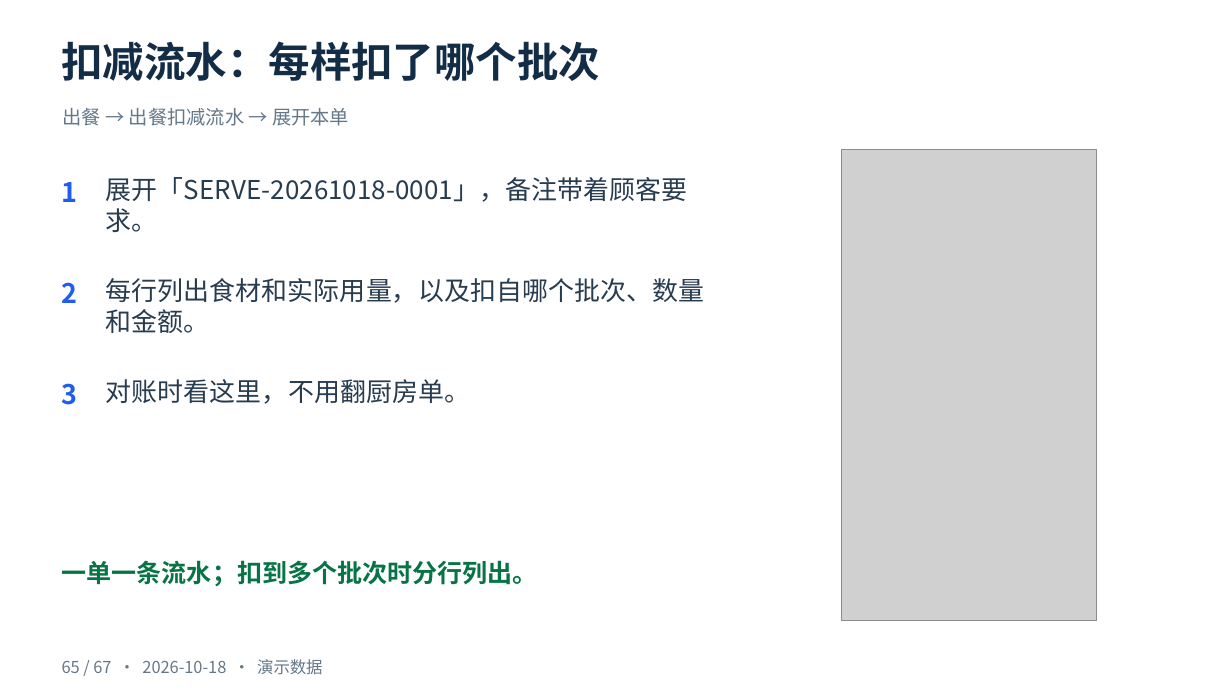
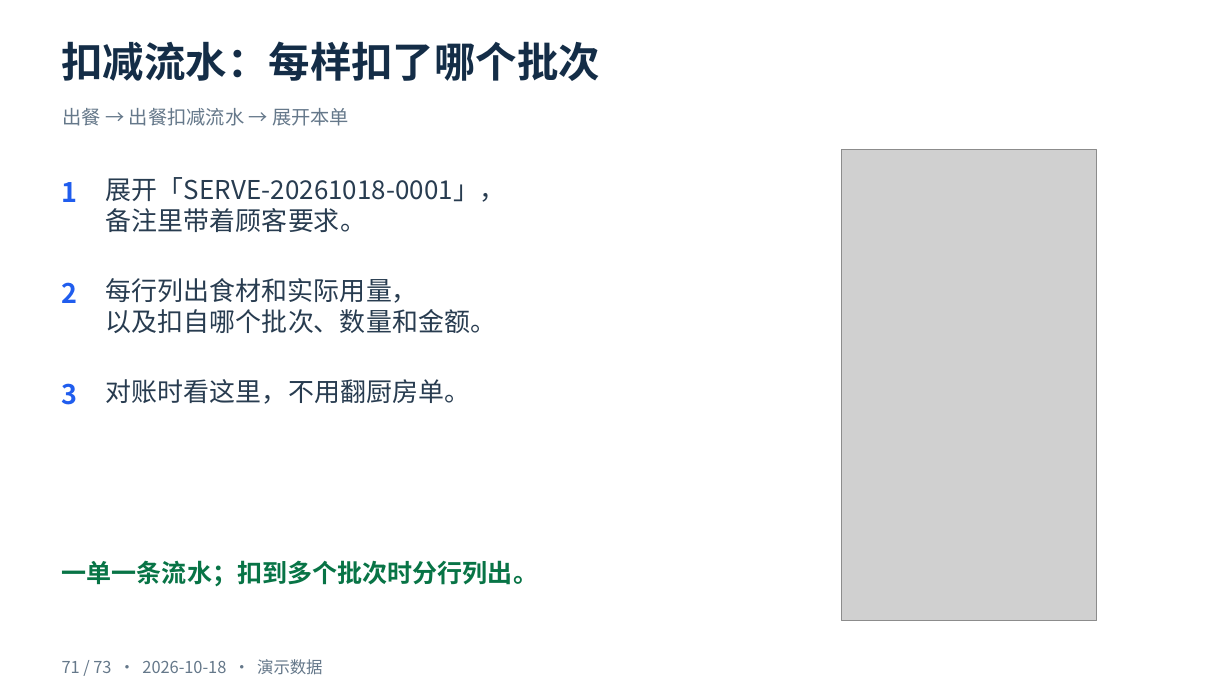
Before and after one commit to cangjie/snowmeet_ai_doc, a slide deck: slide 71 of docs/fnb/training/食材管理-v4-从零上手到出餐扣减-2026-10-18.pptx (slide 65 before the commit). Drawn at 1232x693 pixels with LibreOffice and Linux fonts; fonts in the diff are those of the drawing; grey boxes stand for pictures. Boxes give left, top, right and bottom in pixels: in the first picture for what was removed or moved away, otherwise in the second. Text is boxed around its words. In the diff, an @@ line names an element or a change of style, - is before the commit and + after.

```diff
--- a/docs/fnb/training/食材管理-v4-从零上手到出餐扣减-2026-10-18.pptx
+++ b/docs/fnb/training/食材管理-v4-从零上手到出餐扣减-2026-10-18.pptx
@@ text at box(106, 177, 505, 232): text changed @@
-展开「SERVE-20261018-0001」，备注带着顾客要求。
+展开「SERVE-20261018-0001」，
+备注里带着顾客要求。
@@ text at box(106, 278, 496, 333): text changed @@
-每行列出食材和实际用量，以及扣自哪个批次、数量和金额。
+每行列出食材和实际用量，
+以及扣自哪个批次、数量和金额。
@@ text at box(62, 659, 322, 675): text changed @@
-65 / 67 · 2026-10-18 · 演示数据
+71 / 73 · 2026-10-18 · 演示数据
```
Also in this commit, not shown: 66 other slides changed, 6 slides added, 3 other files.
